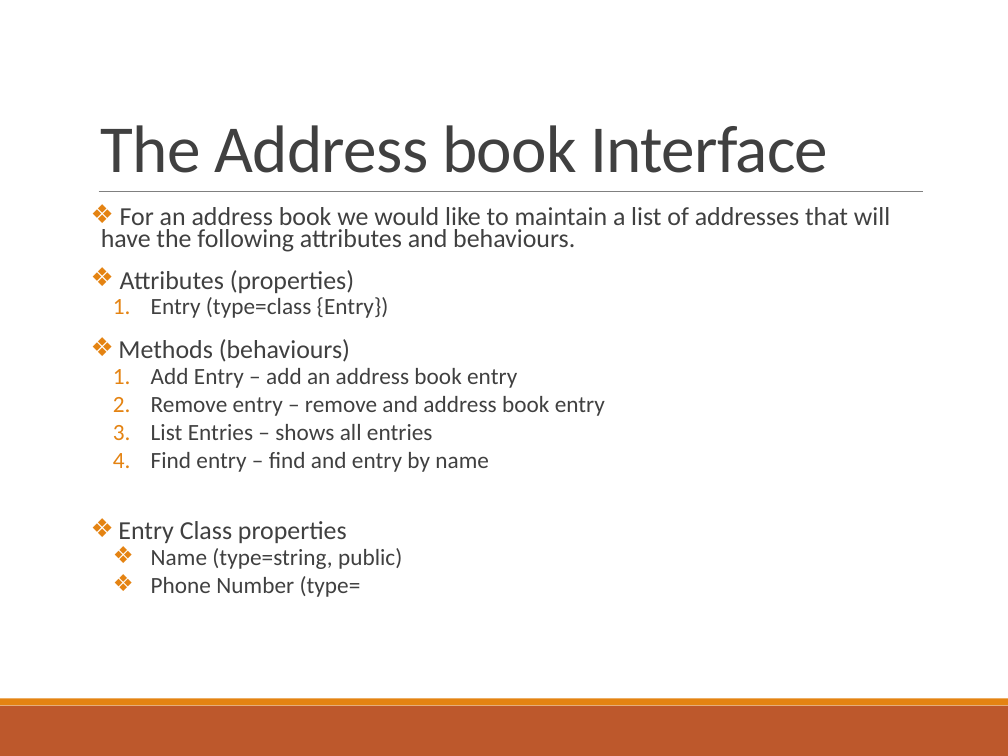
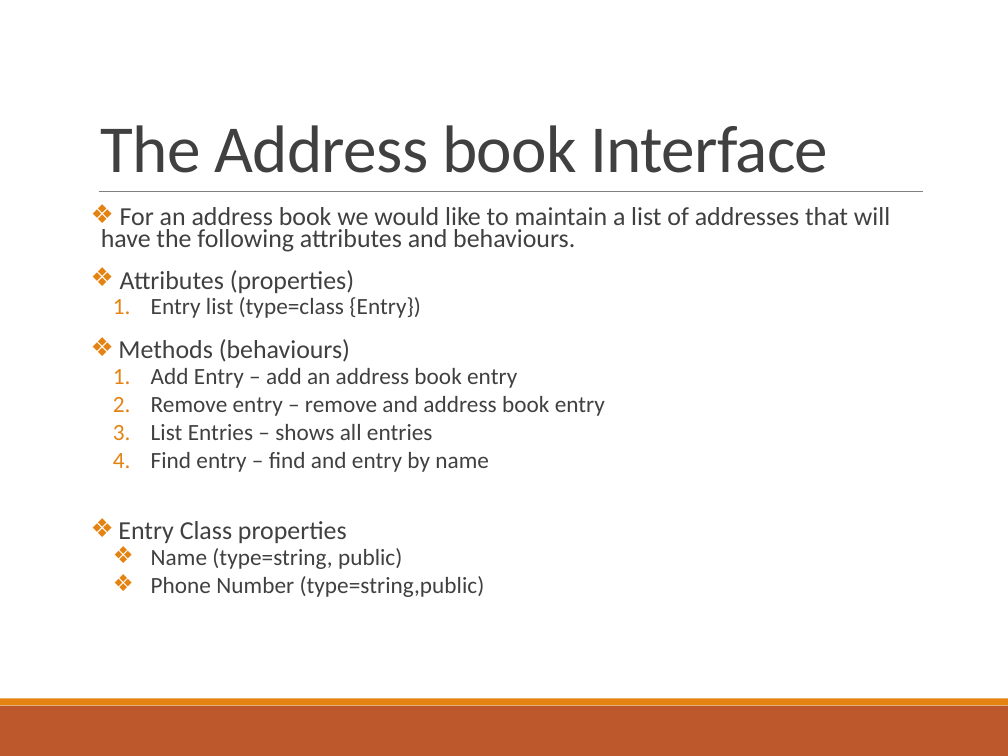
Before and after one commit to deeperj/dillinger, a slide deck: slide 10 of thesis/ukapp2/wqu_isc/sofware_design/Javabc05.pptx. Drawn at 1008x756 pixels with LibreOffice and Linux fonts; fonts in the diff are those of the drawing. Boxes give left, top, right and bottom in pixels: in the first picture for what was removed or moved away, otherwise in the second. Text is boxed around its words. In the diff, an @@ line names an element or a change of style, - is before the commit and + after.

```diff
--- a/thesis/ukapp2/wqu_isc/sofware_design/Javabc05.pptx
+++ b/thesis/ukapp2/wqu_isc/sofware_design/Javabc05.pptx
@@ text at (151,297,421,318): text changed @@
-  1. Entry (type=class {Entry})
+  1. Entry list (type=class {Entry})
@@ text at (151,576,485,597): text changed @@
-  ❖ Phone Number (type=
+  ❖ Phone Number (type=string,public)
```
Also in this commit, not shown: 9 other slides changed, 5 other files.
